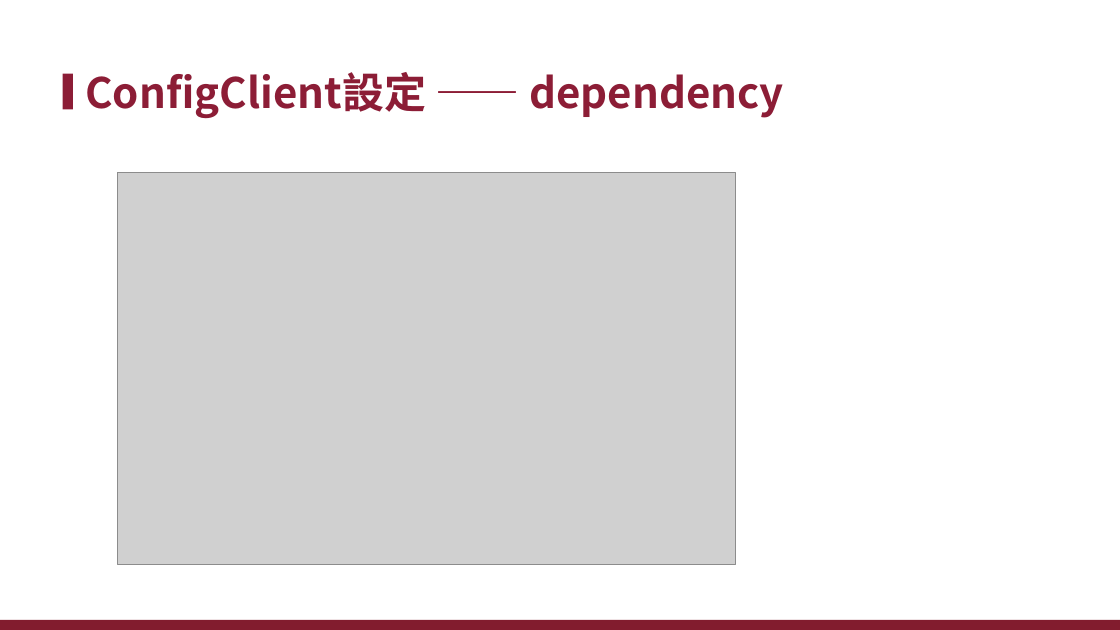
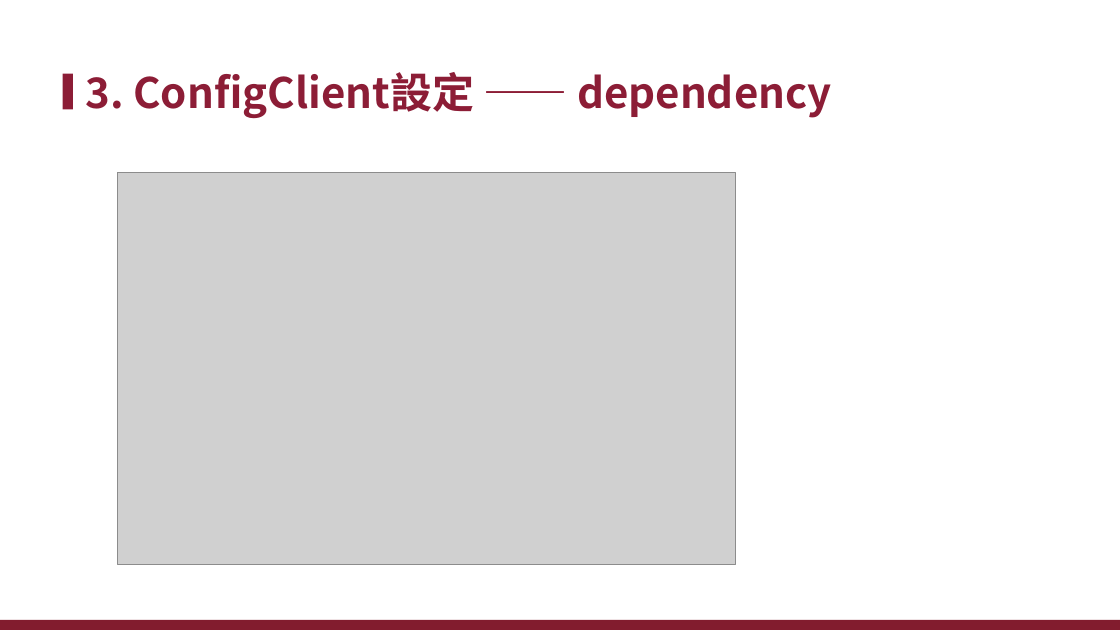
Before and after one commit to xiauchen/4__ConfigAndConsul, a slide deck: slide 22 of 空白PPT.pptx (slide 15 before the commit). Drawn at 1120x630 pixels with LibreOffice and Linux fonts; fonts in the diff are those of the drawing; grey boxes stand for pictures; background and template pictures are left out. Boxes give left, top, right and bottom in pixels: in the first picture for what was removed or moved away, otherwise in the second. Text is boxed around its words. In the diff, an @@ line names an element or a change of style, - is before the commit and + after.

Commit message:
config ptt compleat'

```diff
--- a/空白PPT.pptx
+++ b/空白PPT.pptx
@@ title at <box>85,72,831,118</box>: text changed @@
-ConfigClient設定 —— dependency
+3. ConfigClient設定 —— dependency
```
Also in this commit, not shown: 13 other slides changed, 17 slides added, 10 slides removed, 4 other files.
